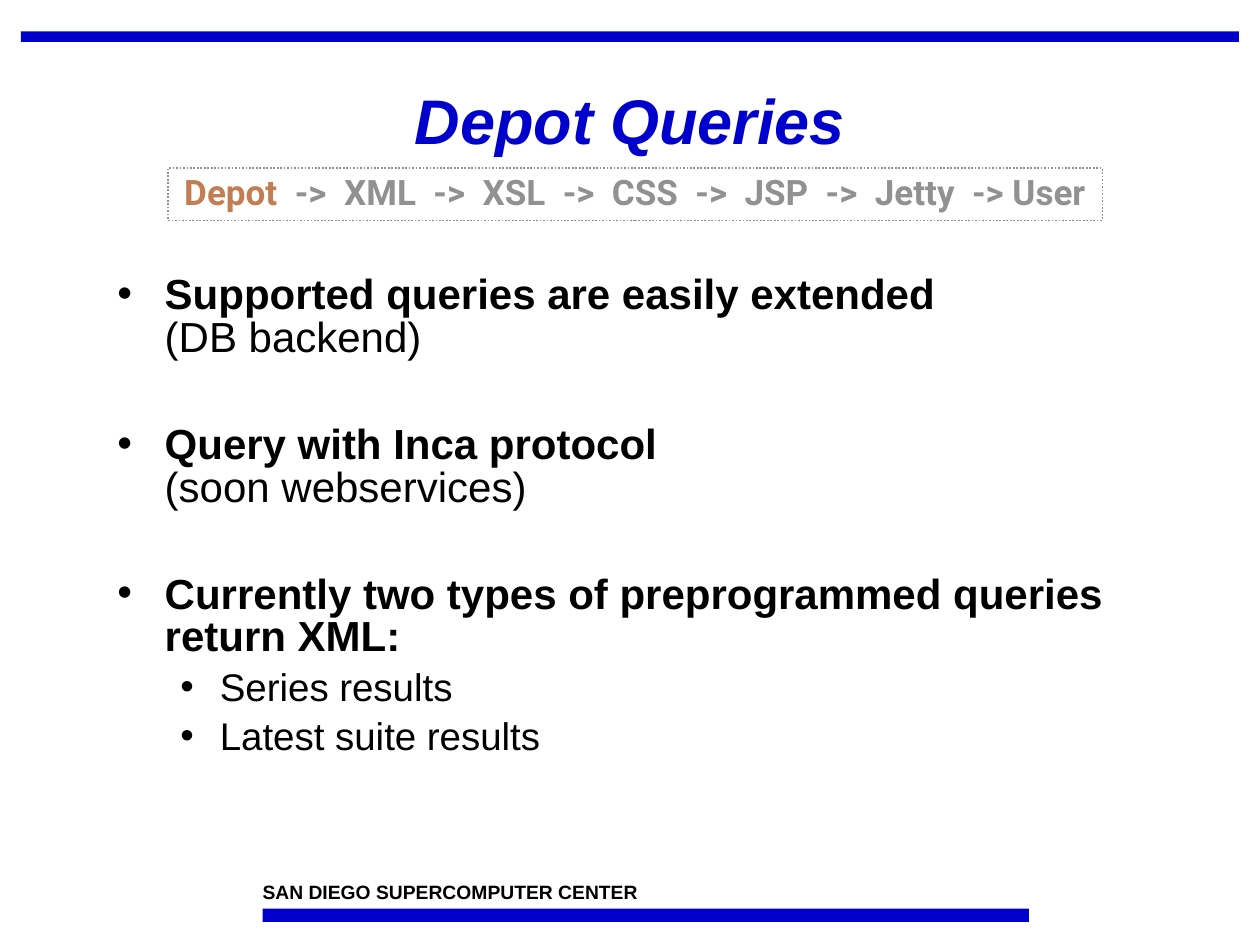
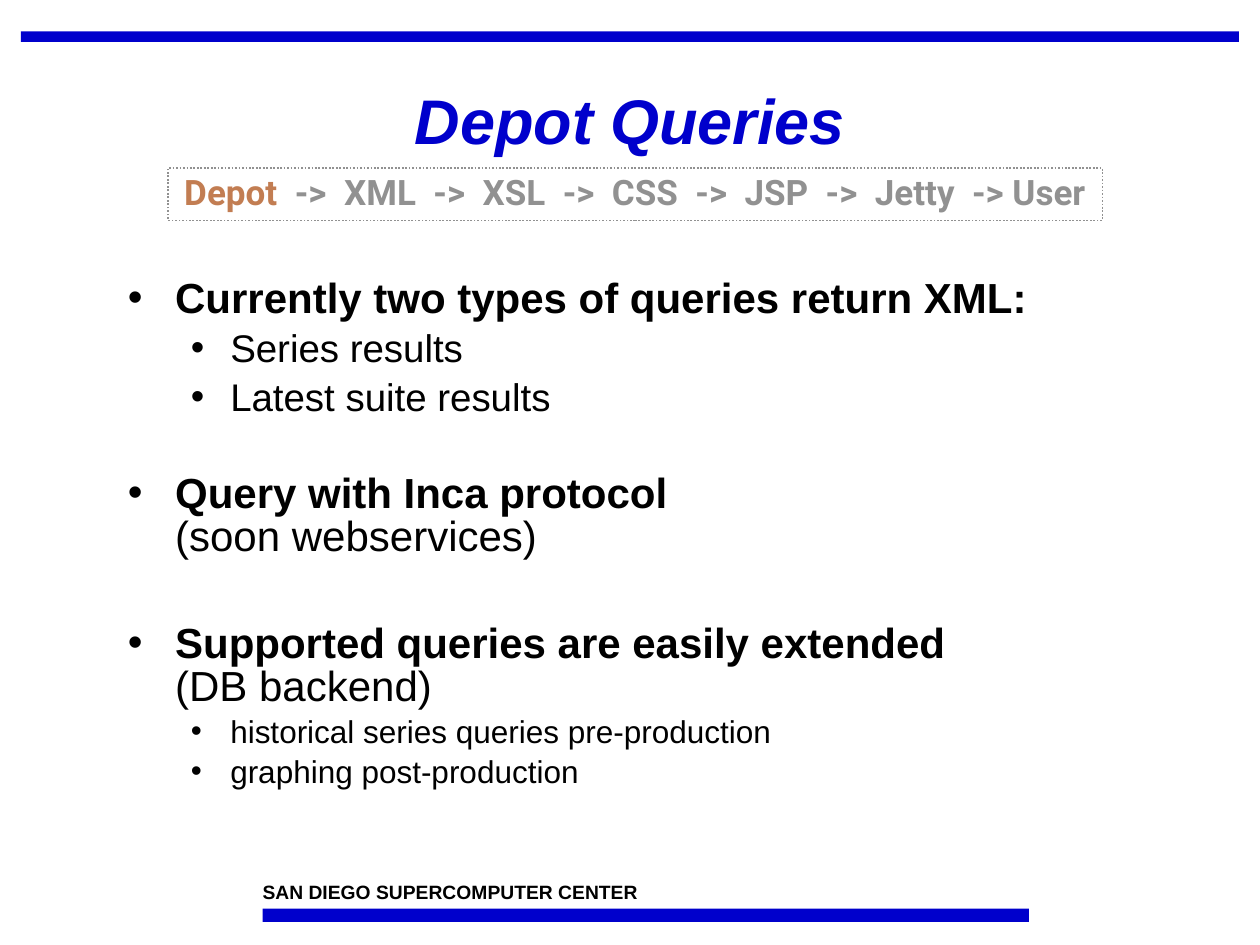
Before and after one commit to IncaProject/inca-xsede, a slide deck: slide 3 of talks/feb-06-workshop/dataConsumers.ppt. Drawn at 1260x945 pixels with LibreOffice and Linux fonts; fonts in the diff are those of the drawing; background and template pictures are left out. Boxes give left, top, right and bottom in pixels: in the first picture for what was removed or moved away, otherwise in the second. Text is boxed around its words. In the diff, an @@ line names an element or a change of style, - is before the commit and + after.

```diff
--- a/talks/feb-06-workshop/dataConsumers.ppt
+++ b/talks/feb-06-workshop/dataConsumers.ppt
@@ text "Currently two types of queries ...": place and size @@
-text "Currently two types of queries ..." at box(165, 278, 1102, 751)
+text "Currently two types of queries ..." at box(175, 282, 1027, 789)
@@ text at box(175, 282, 1027, 321): text changed @@
-• Supported queries are easily extended
-  (DB backend)
-• Query with Inca protocol
-  (soon webservices)
-• Currently two types of preprogrammed queries return XML:
+• Currently two types of queries return XML:
@@ text at box(175, 477, 945, 789): paragraphs added @@
+• Query with Inca protocol
+  (soon webservices)
+• Supported queries are easily extended
+  (DB backend)
+  • historical series queries pre-production
+  • graphing post-production
```
Also in this commit, not shown: 5 other slides changed, 1 slide removed, 3 other files.
